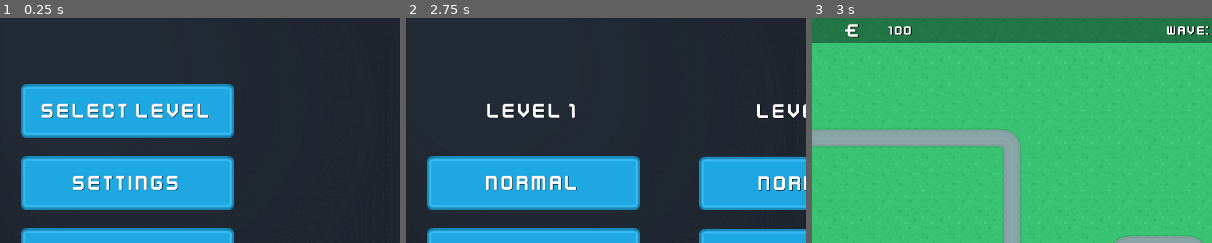
Above: before the commit, frames 1-3 (left to right).
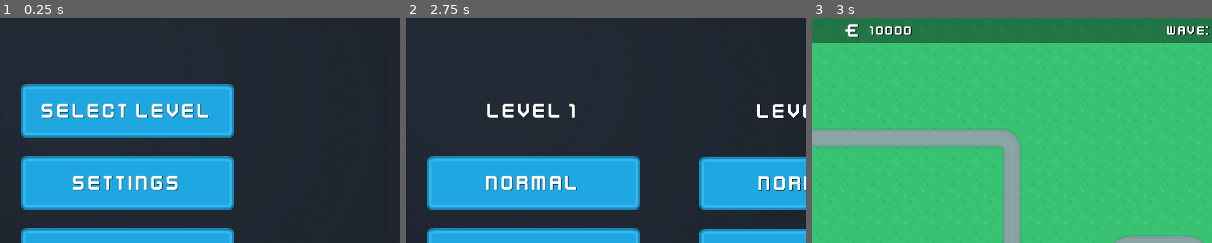
Above: after the commit, the same moments.

Repository: Sondervick/PWS-TowerDefense-Game
Game: Godot game, scene res://Scenes/scene_handler.tscn
The game is run twice, just before and just after one commit, with the same random seed, the same clock (stepped at 60 frames per second) and the same inputs.
Inputs:
- Up to frame 1 (0.25 s): no input
- Up to frame 2 (2.75 s): click "SELECT LEVEL" at 0.5 s; click "LEVEL 1" at 1.25 s; click "LEVEL 1" at 2 s
- Up to frame 3 (3 s): click "NORMAL" at 2.75 s
The pictures show only the part of the screen within x 0-50%, y 0-50%; the shares and areas given below are measured in that part.

Frames 1-2 are identical in both runs. In frame 3, 0.1% of the frame differs, in the area x 14-21%, y 3-8%.

Commit message:
:sparkles: Win & Lose screen

Diff:
--- a/Scenes/Enemies/Enemies.gd
+++ b/Scenes/Enemies/Enemies.gd
@@ -2,6 +2,7 @@
 
 signal base_damage(damage)
 signal turret_initialized(damage)
+signal game_finished(result)
 
 var enemy_type = null
 var enemy = null
@@ -48,8 +49,8 @@
 
 		#if enemies in wave is lower or equal to 0
 		if GameData.enemies_in_wave <= 0 and GameData.wave_data[GameData.current_wave]["last_wave"] == true:
-			#Reload the scene (should be a different solution later)
-			get_tree().reload_current_scene()
+			#Sends win signal
+			emit_signal("game_finished", true)
 		elif GameData.enemies_in_wave <= 0:
 			get_parent().get_parent().get_parent().start_next_wave()
 	#we want it to execute the move function
@@ -83,11 +84,10 @@
 
 	#if enemies in wave is lower or equal to 0
 	if GameData.enemies_in_wave <= 0 and GameData.wave_data[GameData.current_wave]["last_wave"] == true:
-		#Reload the scene (should be a different solution later)
-		get_tree().reload_current_scene()
+		#Sends win condition, signal did not work for some reason
+		get_parent().get_parent().get_parent().get_parent().unload_game(true)
 	elif GameData.enemies_in_wave <= 0:
 		get_parent().get_parent().get_parent().start_next_wave()
-
 	#Destroy the object on the next available frame
 	self.queue_free()
 
--- a/Scenes/GameScene.gd
+++ b/Scenes/GameScene.gd
@@ -11,7 +11,7 @@
 var build_type
 
 var base_health = 200
-var start_money = 100
+var start_money = 10000
 
 var current_wave = 0
 var enemies_in_wave = 0
@@ -203,7 +203,6 @@
 		# Wait time is defined in the second argument of the array i[1], not i[2]!!
 		await(get_tree().create_timer(i[1])).timeout
 
-
 func on_base_damage(damage):
 	#Set the health equal to itself - the damage
 	base_health -= damage
--- /dev/null
+++ b/Scenes/UIScenes/LoseScreen.tscn
@@ -0,0 +1,48 @@
+[gd_scene load_steps=3 format=3 uid="uid://bigsmlt56xydy"]
+
+[ext_resource type="Texture2D" uid="uid://baholcpylc6vw" path="res://Assets/UI/Art/BackGround.png" id="1_gk6ms"]
+[ext_resource type="FontFile" uid="uid://cmvhle8a2rai2" path="res://Assets/Fonts/Kenney Future Narrow.ttf" id="2_1p8fg"]
+
+[node name="LoseScreen" type="Node2D"]
+
+[node name="BG" type="TextureRect" parent="."]
+anchors_preset = 15
+anchor_right = 1.0
+anchor_bottom = 1.0
+offset_right = 1920.0
+offset_bottom = 1080.0
+grow_horizontal = 2
+grow_vertical = 2
+size_flags_horizontal = 4
+texture = ExtResource("1_gk6ms")
+
+[node name="Margin" type="MarginContainer" parent="."]
+anchors_preset = 15
+anchor_right = 1.0
+anchor_bottom = 1.0
+offset_left = 398.0
+offset_top = 403.0
+offset_right = 1522.0
+offset_bottom = 627.0
+grow_horizontal = 2
+grow_vertical = 2
+theme_override_constants/margin_left = 50
+theme_override_constants/margin_top = 50
+theme_override_constants/margin_right = 50
+theme_override_constants/margin_bottom = 50
+
+[node name="VBC" type="HBoxContainer" parent="Margin"]
+custom_minimum_size = Vector2(1024, 0)
+layout_mode = 2
+size_flags_horizontal = 0
+size_flags_vertical = 4
+theme_override_constants/separation = 45
+alignment = 1
+
+[node name="Label" type="Label" parent="Margin"]
+layout_mode = 2
+theme_override_fonts/font = ExtResource("2_1p8fg")
+theme_override_font_sizes/font_size = 52
+text = "You lost!!!!
+UR SO BAD LMAO"
+horizontal_alignment = 1
--- /dev/null
+++ b/Scenes/UIScenes/WinScreen.tscn
@@ -0,0 +1,46 @@
+[gd_scene load_steps=3 format=3 uid="uid://bqu6vu1nrs30b"]
+
+[ext_resource type="Texture2D" uid="uid://baholcpylc6vw" path="res://Assets/UI/Art/BackGround.png" id="1_rqlso"]
+[ext_resource type="FontFile" uid="uid://cmvhle8a2rai2" path="res://Assets/Fonts/Kenney Future Narrow.ttf" id="2_wmqo1"]
+
+[node name="WinScreen" type="Node2D"]
+
+[node name="BG" type="TextureRect" parent="."]
+anchors_preset = 15
+anchor_right = 1.0
+anchor_bottom = 1.0
+offset_right = 1920.0
+offset_bottom = 1080.0
+grow_horizontal = 2
+grow_vertical = 2
+texture = ExtResource("1_rqlso")
+
+[node name="Margin" type="MarginContainer" parent="."]
+anchors_preset = 15
+anchor_right = 1.0
+anchor_bottom = 1.0
+offset_left = 394.0
+offset_top = 456.0
+offset_right = 1518.0
+offset_bottom = 618.0
+grow_horizontal = 2
+grow_vertical = 2
+theme_override_constants/margin_left = 50
+theme_override_constants/margin_top = 50
+theme_override_constants/margin_right = 50
+theme_override_constants/margin_bottom = 50
+
+[node name="VBC" type="HBoxContainer" parent="Margin"]
+custom_minimum_size = Vector2(1024, 0)
+layout_mode = 2
+size_flags_horizontal = 0
+size_flags_vertical = 4
+theme_override_constants/separation = 45
+alignment = 1
+
+[node name="Label" type="Label" parent="Margin"]
+layout_mode = 2
+theme_override_fonts/font = ExtResource("2_wmqo1")
+theme_override_font_sizes/font_size = 52
+text = "You won!!!! WOWIEEEEE"
+horizontal_alignment = 1
--- a/Scenes/scene_handler.gd
+++ b/Scenes/scene_handler.gd
@@ -20,7 +20,6 @@
 	#All level specific logic will be saved in the levels themselves.
 	var game_scene = load("res://Scenes/GameScene.tscn").instantiate()
 	game_scene.connect("game_finished", unload_game)
-	#Add it to the tree of objects.
 	add_child(game_scene)
 
 func onQuit():
@@ -38,9 +37,12 @@
 func unload_game(result):
 	#Removes the gamescene node
 	get_node("GameScene").queue_free()
-	#loads the main menu
-	var main_menu = load("res://Scenes/UIScenes/main_menu.tscn").instantiate()
-	#Adds it to the scene handler
-	add_child(main_menu)
-	#initializes the buttons (main menu script)
-	load_main_menu()
+	var menu
+	if(result == true):
+		#Load win menu
+		menu = load("res://Scenes/UIScenes/WinScreen.tscn").instantiate()
+	elif(result == false):
+		menu = load("res://Scenes/UIScenes/LoseScreen.tscn").instantiate()
+	else:
+		menu = load("res://Scenes/UIScenes/main_menu.tscn").instantiate()
+	add_child(menu)
